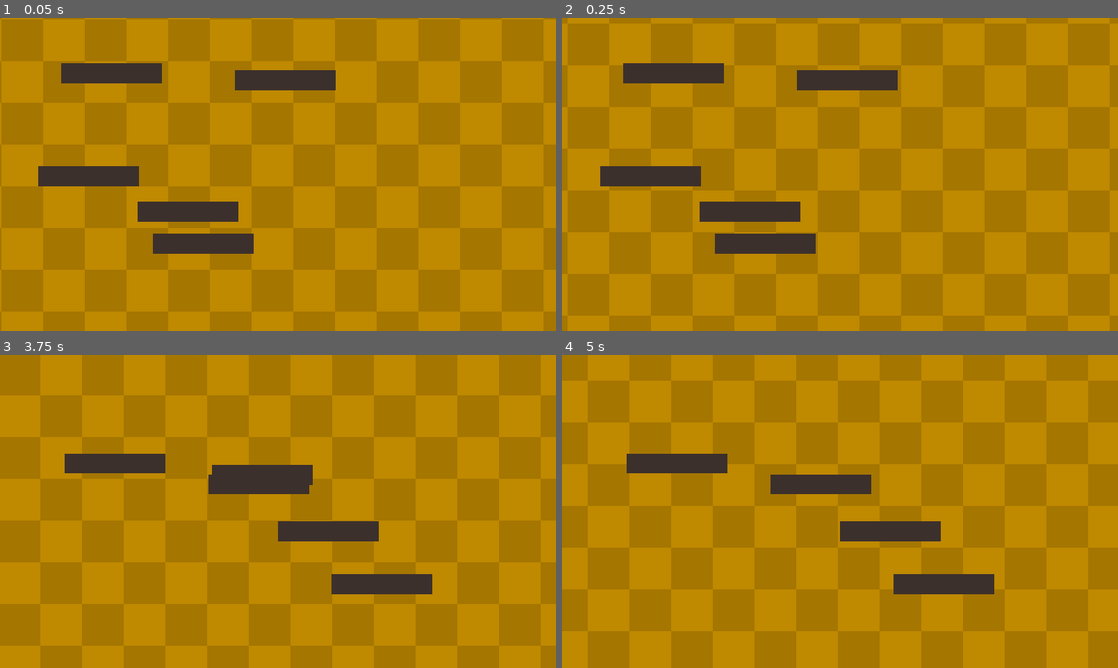
Above: before the commit, frames 1-4 (two rows, left to right).
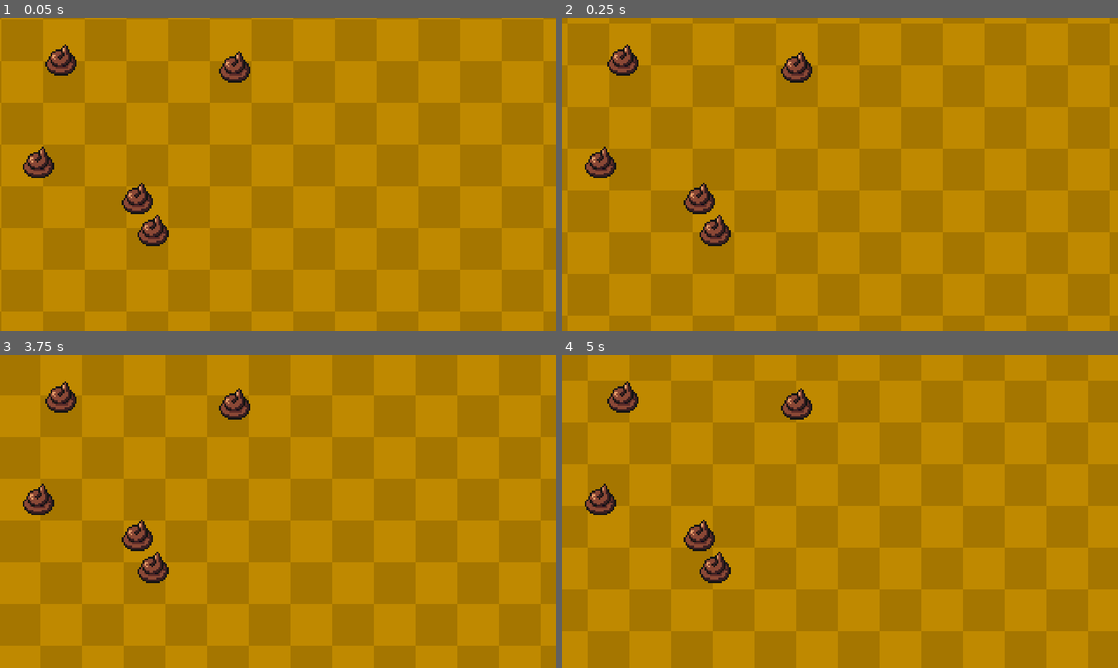
Above: after the commit, the same moments.

Repository: EthanPlant/LD56
Game: Godot game, scene res://scenes/main.tscn
Same seed, same stepped clock (60 frames per second), same inputs: the game is played once before the commit and once after it.
Inputs (mouse positions are in pixels of both pictures, inside the frame that each line leads up to):
- Up to frame 1 (0.05 s): no input
- Up to frame 2 (0.25 s): no input
- Up to frame 3 (3.75 s): move the mouse to (189, 549) at 0.52 s; hold Right (ui_right) 0.53-1.28 s; click (189, 549) at 0.6 s; move the mouse to (205, 580) at 1.27 s; hold Left (ui_left) 1.28-2.03 s; tap S (move_wand) at 1.35, 2.85 s; click (205, 580) at 1.42 s; move the mouse to (88, 511) at 2.02 s; hold Right (ui_right) 2.03-3.53 s; click (88, 511) at 2.1 s; move the mouse to (283, 417) at 2.77 s; click (283, 417) at 2.92 s; move the mouse to (111, 411) at 3.52 s; hold Left (ui_left) from 3.53 s (still down); click (111, 411) at 3.6 s
- Up to frame 4 (5 s): keep holding Left (ui_left); move the mouse to (823, 473) at 4.27 s; tap S (move_wand) at 4.35 s; click (823, 473) at 4.42 s

The runs differ from the first frame. In frame 1, 7.1% of the frame differs, in the area x 4-61%, y 8-76%; in frame 2, 7.1%; in frame 3, 7.1%; in frame 4, 6.5%.

Commit message:
litter and petting art

Diff:
--- a/scenes/minigames/clean_litter/poop.tscn
+++ b/scenes/minigames/clean_litter/poop.tscn
@@ -1,27 +1,23 @@
-[gd_scene load_steps=3 format=3 uid="uid://bg4w4uau41is6"]
+[gd_scene load_steps=4 format=3 uid="uid://bg4w4uau41is6"]
 
 [ext_resource type="Script" path="res://scripts/minigames/clean_litter/poop.gd" id="1_mb3pe"]
+[ext_resource type="Texture2D" uid="uid://ds80mkgjfelhp" path="res://assets/textures/clean_litter/poop.png" id="1_ycjwa"]
 
-[sub_resource type="RectangleShape2D" id="RectangleShape2D_sbdkm"]
-size = Vector2(13.3218, 5.12693)
+[sub_resource type="CircleShape2D" id="CircleShape2D_xe6pe"]
+radius = 10.0499
 
-[node name="Poop" type="Sprite2D"]
-position = Vector2(36.75, 20.25)
-scale = Vector2(74.5, 41.5)
+[node name="Poop" type="CharacterBody2D"]
 script = ExtResource("1_mb3pe")
+
+[node name="Sprite2D" type="Sprite2D" parent="."]
+scale = Vector2(2, 2)
+texture = ExtResource("1_ycjwa")
 
 [node name="Area2D" type="Area2D" parent="."]
 
 [node name="CollisionShape2D" type="CollisionShape2D" parent="Area2D"]
-position = Vector2(0.779846, 0.271084)
-scale = Vector2(0.117185, 0.108099)
-shape = SubResource("RectangleShape2D_sbdkm")
-
-[node name="ColorRect" type="ColorRect" parent="."]
-offset_right = 2.0
-offset_bottom = 2.0
-scale = Vector2(0.777778, 0.272727)
-mouse_filter = 2
-color = Color(0.235294, 0.188235, 0.172549, 1)
+position = Vector2(0, -2)
+scale = Vector2(2, 2)
+shape = SubResource("CircleShape2D_xe6pe")
 
 [connection signal="input_event" from="Area2D" to="." method="_on_area_2d_input_event"]
--- a/scenes/minigames/pet_cat/pet_cat.tscn
+++ b/scenes/minigames/pet_cat/pet_cat.tscn
@@ -1,8 +1,10 @@
-[gd_scene load_steps=7 format=3 uid="uid://xoo34qrfc2oi"]
+[gd_scene load_steps=9 format=3 uid="uid://xoo34qrfc2oi"]
 
 [ext_resource type="Script" path="res://scripts/minigames/pet_cat/pet_cat.gd" id="1_owcr8"]
 [ext_resource type="Shader" path="res://assets/shaders/background.gdshader" id="2_ohcps"]
 [ext_resource type="Texture2D" uid="uid://bmos3rgsfwyxp" path="res://assets/textures/background.png" id="3_4f30w"]
+[ext_resource type="Texture2D" uid="uid://c3pxpau12pgdt" path="res://assets/textures/pet_cat/cat.png" id="4_oc2lw"]
+[ext_resource type="Texture2D" uid="uid://bxr60dpjyvw6x" path="res://assets/textures/pet_cat/hand.png" id="5_63bti"]
 
 [sub_resource type="Gradient" id="Gradient_vtjb2"]
 colors = PackedColorArray(0, 0.501961, 0.501961, 1, 0, 0.6, 0.6, 1)
@@ -29,16 +31,12 @@
 offset_bottom = 384.0
 texture = ExtResource("3_4f30w")
 
-[node name="ColorRect2" type="ColorRect" parent="."]
-offset_left = 159.0
-offset_top = 170.0
-offset_right = 472.0
-offset_bottom = 358.0
-color = Color(0, 0, 0, 1)
+[node name="Sprite2D" type="Sprite2D" parent="."]
+position = Vector2(305, 183)
+scale = Vector2(5, 5)
+texture = ExtResource("4_oc2lw")
 
-[node name="Hand" type="ColorRect" parent="."]
-offset_left = 291.0
-offset_top = 126.0
-offset_right = 331.0
-offset_bottom = 166.0
-color = Color(0.945098, 0.760784, 0.490196, 1)
+[node name="Hand" type="Sprite2D" parent="."]
+position = Vector2(451, 41)
+scale = Vector2(5, 5)
+texture = ExtResource("5_63bti")
--- a/scripts/minigames/clean_litter/poop.gd
+++ b/scripts/minigames/clean_litter/poop.gd
@@ -1,4 +1,4 @@
-extends Sprite2D
+extends Node2D
 
 signal clicked(name)
 
Binary file added: assets/textures/clean_litter/poop.png
Not shown, added: assets/textures/clean_litter/poop.png.import
Binary file changed: assets/textures/feed_cat/food.png
Binary file changed: assets/textures/feed_cat/food_bowl.png
Binary file added: assets/textures/pet_cat/cat.png
Not shown, added: assets/textures/pet_cat/cat.png.import
Binary file added: assets/textures/pet_cat/hand.png
Not shown, added: assets/textures/pet_cat/hand.png.import
